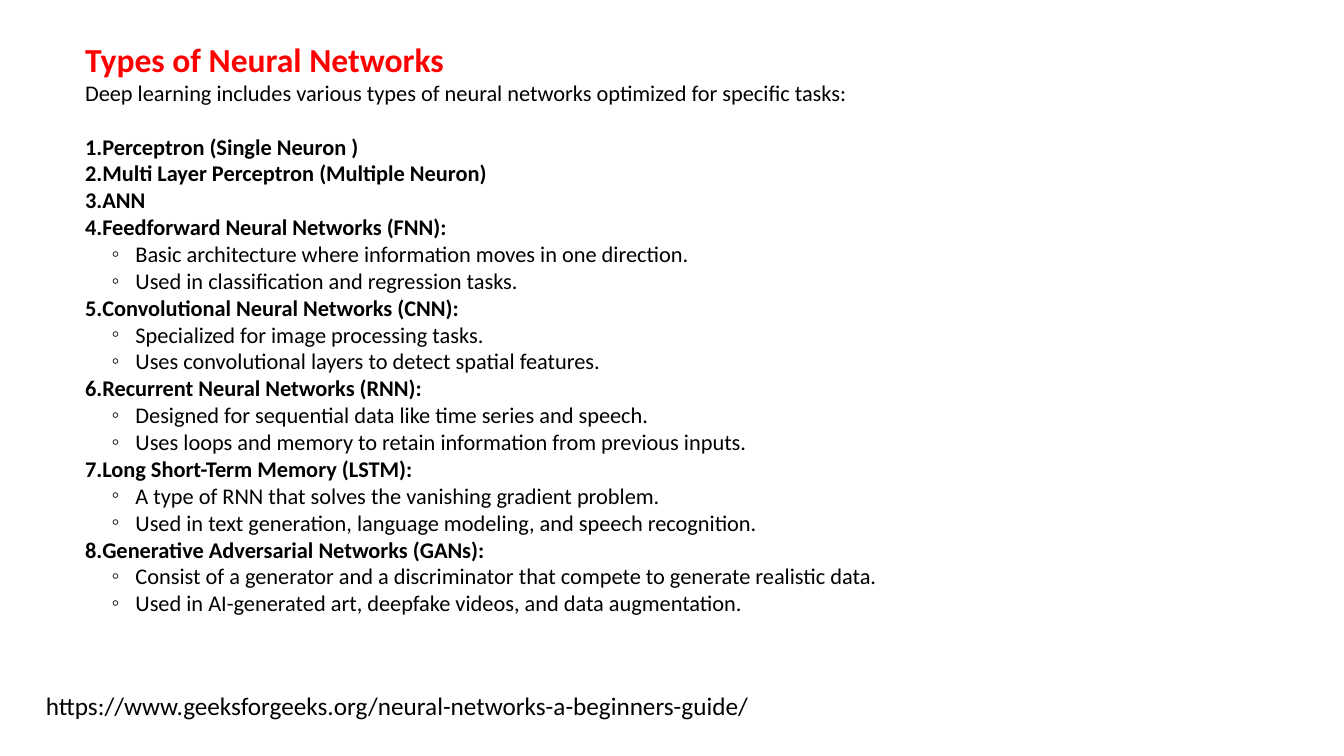
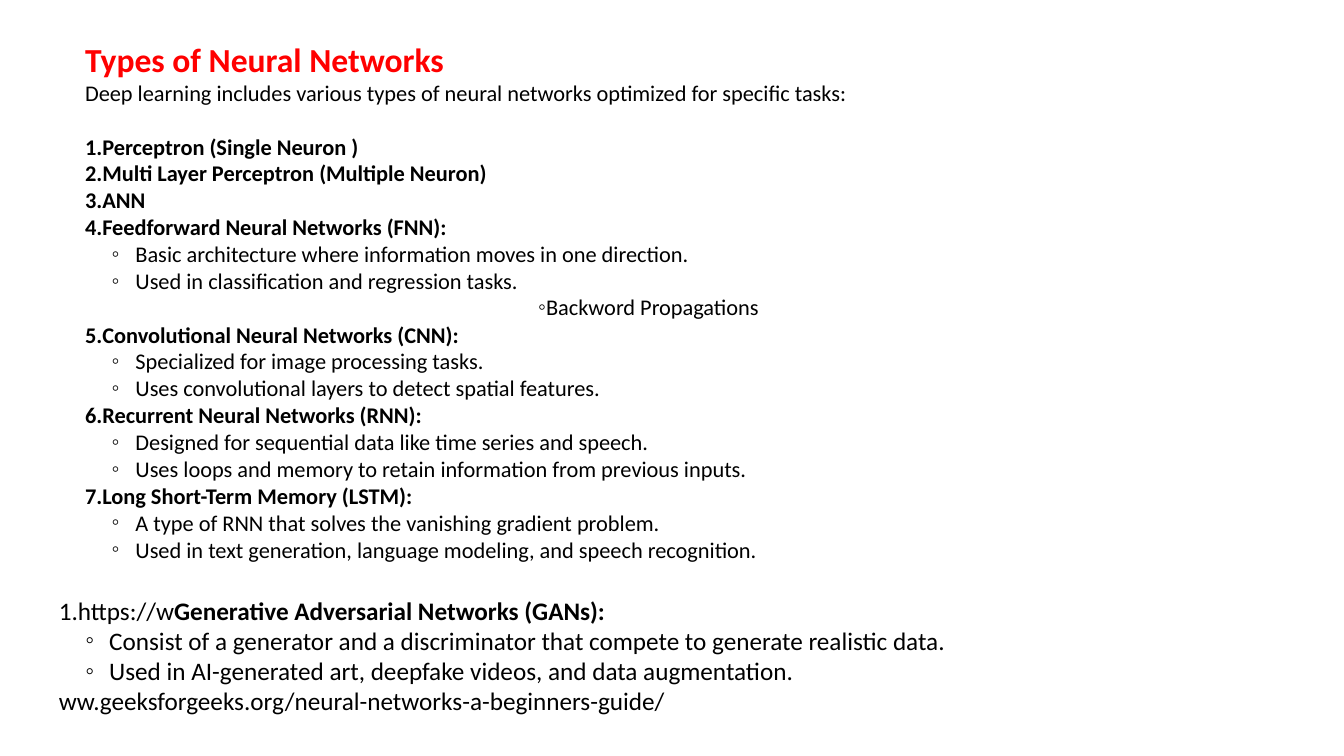
Before and after one commit to shahil04/ds_materials, a slide deck: slide 14 of 9.Deep_learning/class_1_module_9_deep learning__introduction.pptx. Drawn at 1344x756 pixels with LibreOffice and Linux fonts; fonts in the diff are those of the drawing. Boxes give left, top, right and bottom in pixels: in the first picture for what was removed or moved away, otherwise in the second. Text is boxed around its words. In the diff, an @@ line names an element or a change of style, - is before the commit and + after.

```diff
--- a/9.Deep_learning/class_1_module_9_deep learning__introduction.pptx
+++ b/9.Deep_learning/class_1_module_9_deep learning__introduction.pptx
@@ text added at (546,299,758,319), 16 pt, text #000000 @@
+◦ Backword Propagations
@@ text at (85,541,876,615): paragraphs removed @@
-8. Generative Adversarial Networks (GANs):
-  ◦ Consist of a generator and a discriminator that compete to generate realistic data.
-  ◦ Used in AI-generated art, deepfake videos, and data augmentation.
@@ text at (59,601,945,715): text changed @@
-https://www.geeksforgeeks.org/neural-networks-a-beginners-guide/
+1. https://wGenerative Adversarial Networks (GANs):
+  ◦ Consist of a generator and a discriminator that compete to generate realistic data.
+  ◦ Used in AI-generated art, deepfake videos, and data augmentation.
+ww.geeksforgeeks.org/neural-networks-a-beginners-guide/
```
Also in this commit, not shown: 1 other slide changed, 1 slide added, 1 slide removed, 3 other files.
